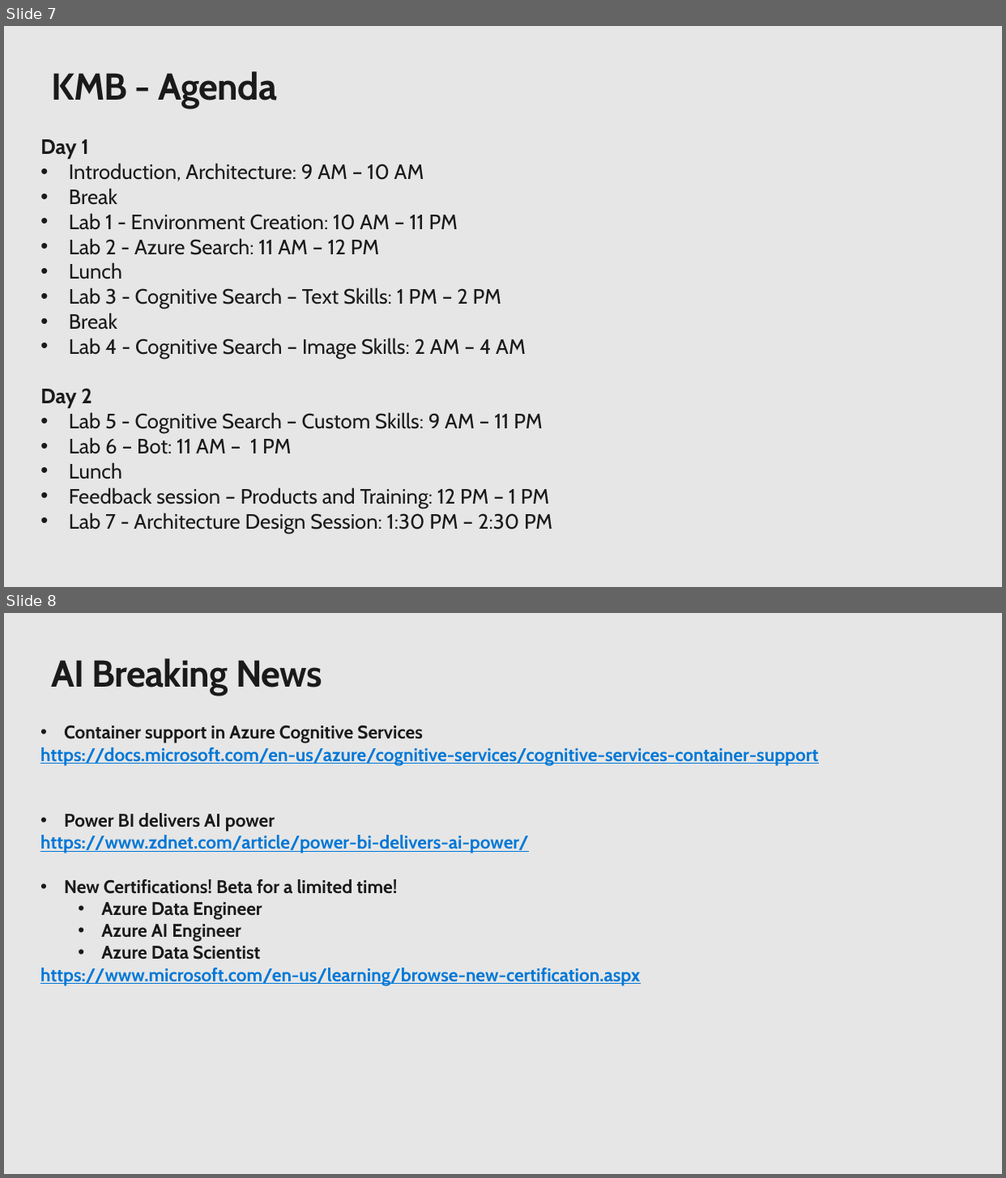
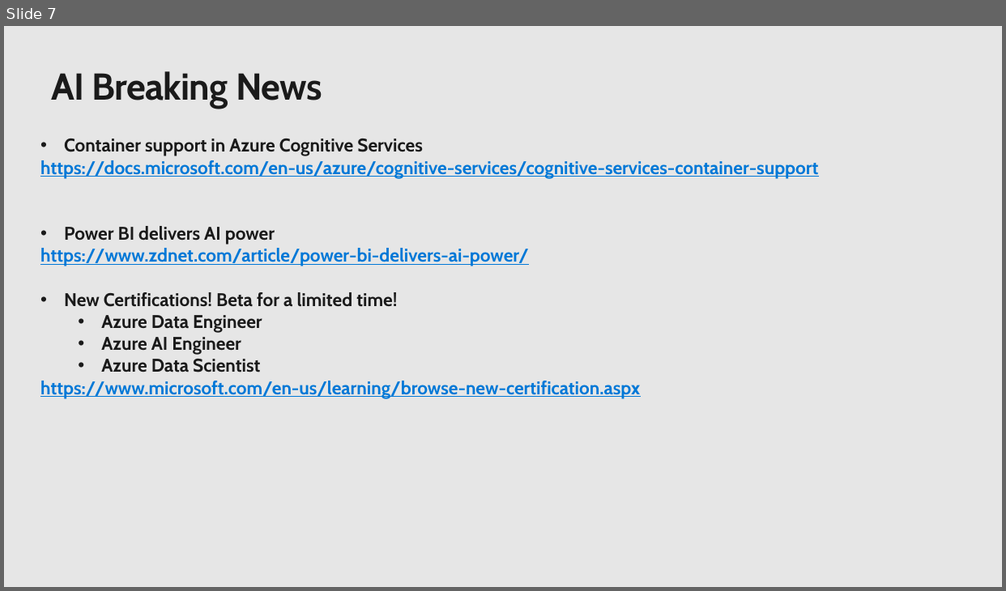
Before and after one commit to sandy366/LearnAI-KnowledgeMiningBootcamp, a slide deck: resources/instructor-notes/KMB-Opening.pptx. Shown one above the other, each under a label of ours: slides 7 and 8 before the commit, slide 7 after it. The pictures are 1006x1178 and 1006x591 pixels, drawn with LibreOffice and Linux fonts; fonts in the diff are those of the drawing; background and template pictures are left out. Boxes give left, top, right and bottom in pixels: in the first picture for what was removed or moved away, otherwise in the second. Text is boxed around its words. In the diff, an @@ line names an element or a change of style, - is before the commit and + after.

```diff
--- a/resources/instructor-notes/KMB-Opening.pptx
+++ b/resources/instructor-notes/KMB-Opening.pptx
@@ slide 7 removed at bbox=[4, 26, 1002, 587], background #E6E6E6 @@
@@ title removed at bbox=[51, 71, 277, 109] @@
-KMB - Agenda
@@ text removed at bbox=[40, 139, 552, 533] @@
-Day 1
-• Introduction, Architecture: 9 AM – 10 AM
-• Break
-• Lab 1 - Environment Creation: 10 AM – 11 PM
-• Lab 2 - Azure Search: 11 AM – 12 PM
-• Lunch
-• Lab 3 - Cognitive Search – Text Skills: 1 PM – 2 PM
-• Break
-• Lab 4 - Cognitive Search – Image Skills: 2 AM – 4 AM
-Day 2
-• Lab 5 - Cognitive Search – Custom Skills: 9 AM – 11 PM
-• Lab 6 – Bot: 11 AM – 1 PM
-• Lunch
-• Feedback session – Products and Training: 12 PM – 1 PM
-• Lab 7 - Architecture Design Session: 1:30 PM – 2:30 PM
@@ what was slide 8 is now slide 7 @@
```
Also in this commit, not shown: 4 slides changed, 1 other slide removed.
